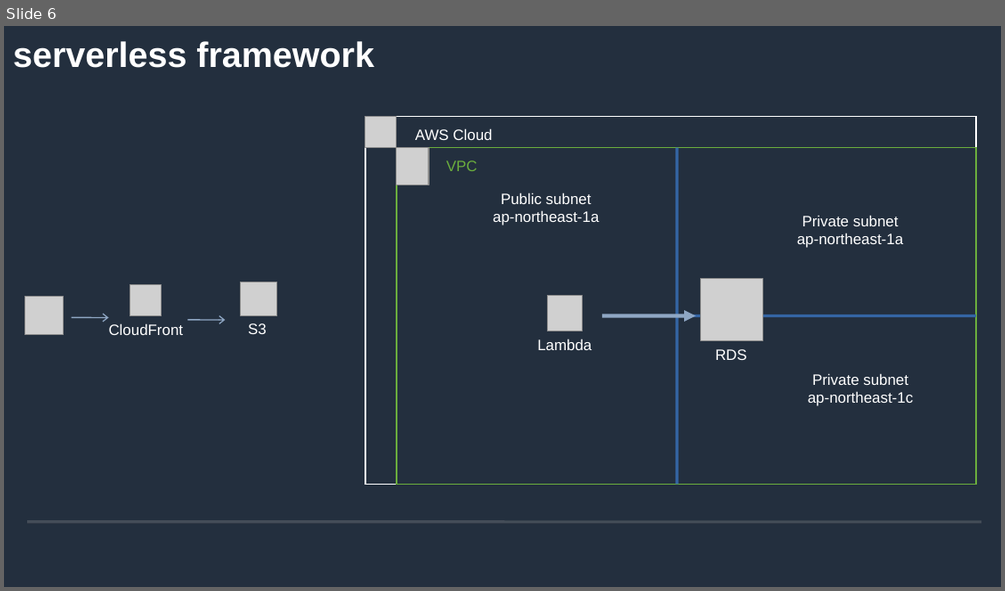
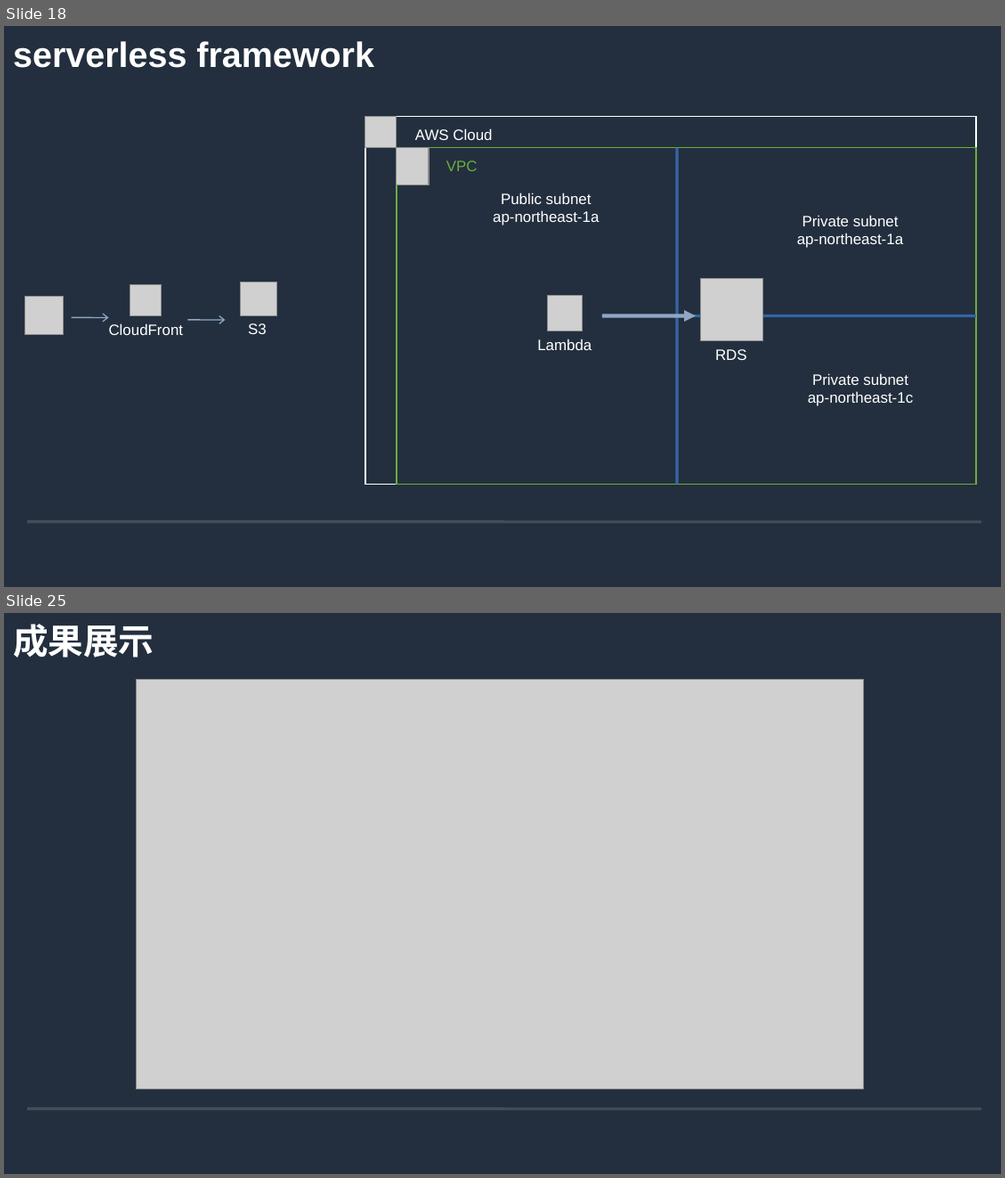
Before and after one commit to andygithub9/cfc104_2, a slide deck: 104.odp. Shown one above the other, each under a label of ours: slide 6 before the commit, slides 18 and 25 after it; the slides between them are not shown. The pictures are 1005x591 and 1005x1178 pixels, drawn with LibreOffice and Linux fonts; fonts in the diff are those of the drawing; grey boxes stand for pictures; background and template pictures are left out. Boxes give left, top, right and bottom in pixels: in the first picture for what was removed or moved away, otherwise in the second. Text is boxed around its words. In the diff, an @@ line names an element or a change of style, - is before the commit and + after.

```diff
--- a/104.odp
+++ b/104.odp
@@ slide 25 added at [4,613,1001,1174], background #232F3E; not listed: 2 template elements that a slide beside it also shows @@
@@ title added at [13,624,154,657], 28 pt, text #FFFFFF, bold @@
+成果展示
@@ picture added at [136,680,864,1089] @@
@@ what was slide 6 is now slide 18 @@
```
Also in this commit, not shown: 2 slides changed, 19 other slides added.
